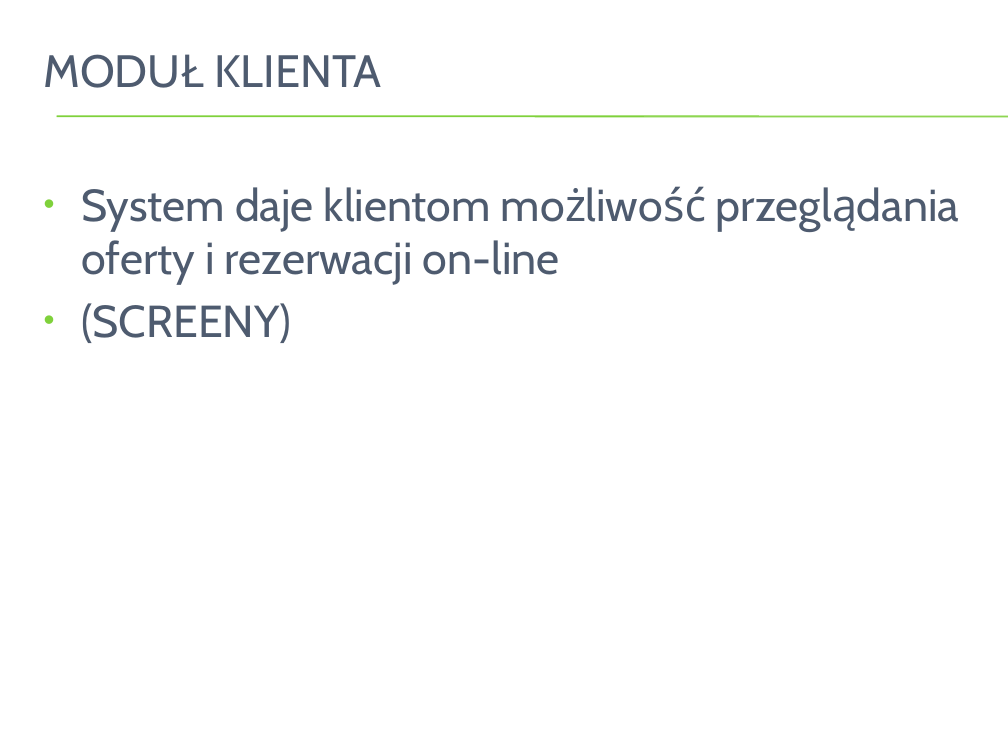
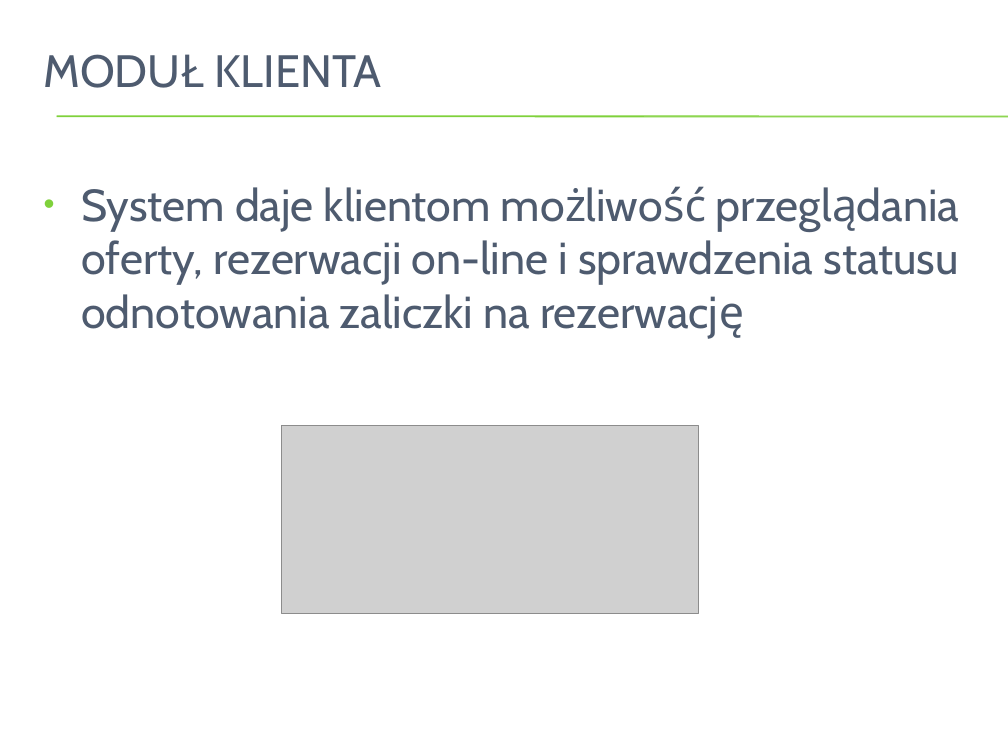
Before and after one commit to GetoXs/Pensjonat, a slide deck: slide 16 of docs/PP4.pptx. Drawn at 1008x756 pixels with LibreOffice and Linux fonts; fonts in the diff are those of the drawing; grey boxes stand for pictures; background and template pictures are left out. Boxes give left, top, right and bottom in pixels: in the first picture for what was removed or moved away, otherwise in the second. Text is boxed around its words. In the diff, an @@ line names an element or a change of style, - is before the commit and + after.

Commit message:
PP4

```diff
--- a/docs/PP4.pptx
+++ b/docs/PP4.pptx
@@ text at [81, 187, 958, 338]: text changed @@
-• System daje klientom możliwość przeglądania oferty i rezerwacji on-line
-• (SCREENY)
+• System daje klientom możliwość przeglądania oferty, rezerwacji on-line i sprawdzenia statusu odnotowania zaliczki na rezerwację
@@ picture added at [282, 425, 700, 613] @@
```
Also in this commit, not shown: 5 other slides changed, 2 slides added, 1 slide removed.
